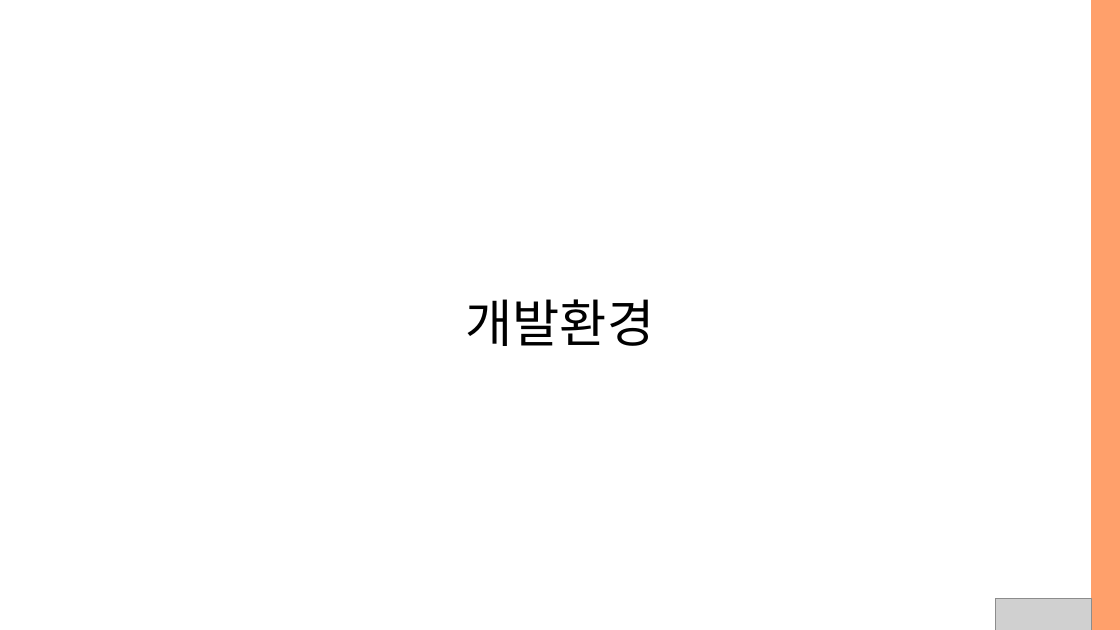
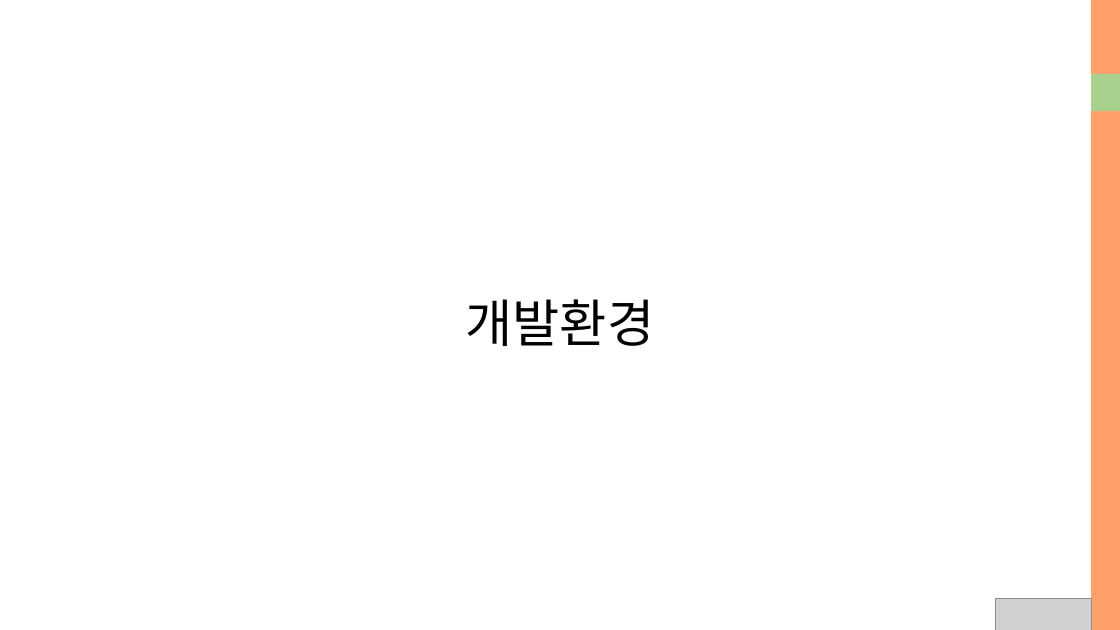
Before and after one commit to jiyun1013/Portfolio_num1, a slide deck: slide 5 of Portfolio_num1/src/Main/Portfolio_num1.pptx. Drawn at 1120x630 pixels with LibreOffice and Linux fonts; fonts in the diff are those of the drawing; grey boxes stand for pictures. Boxes give left, top, right and bottom in pixels: in the first picture for what was removed or moved away, otherwise in the second. Text is boxed around its words. In the diff, an @@ line names an element or a change of style, - is before the commit and + after.

```diff
--- a/Portfolio_num1/src/Main/Portfolio_num1.pptx
+++ b/Portfolio_num1/src/Main/Portfolio_num1.pptx
@@ rectangle added at (1091, 74, 1120, 111), fill #A9D18E @@
```
Also in this commit, not shown: 29 other slides changed.
